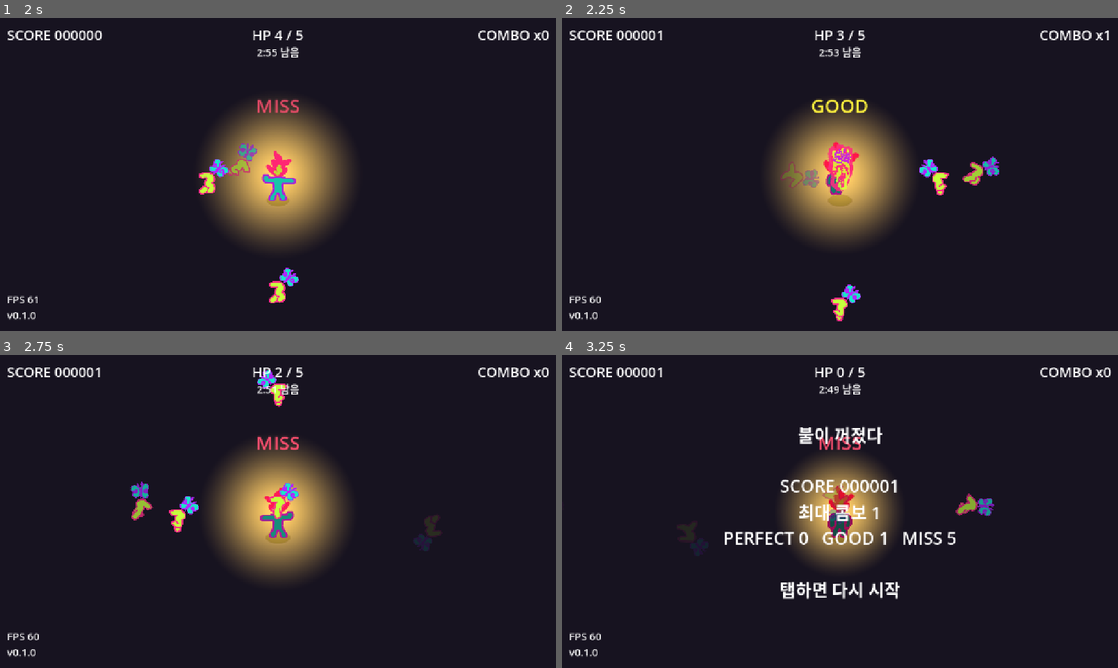
Above: before the commit, frames 1-4 (two rows, left to right).
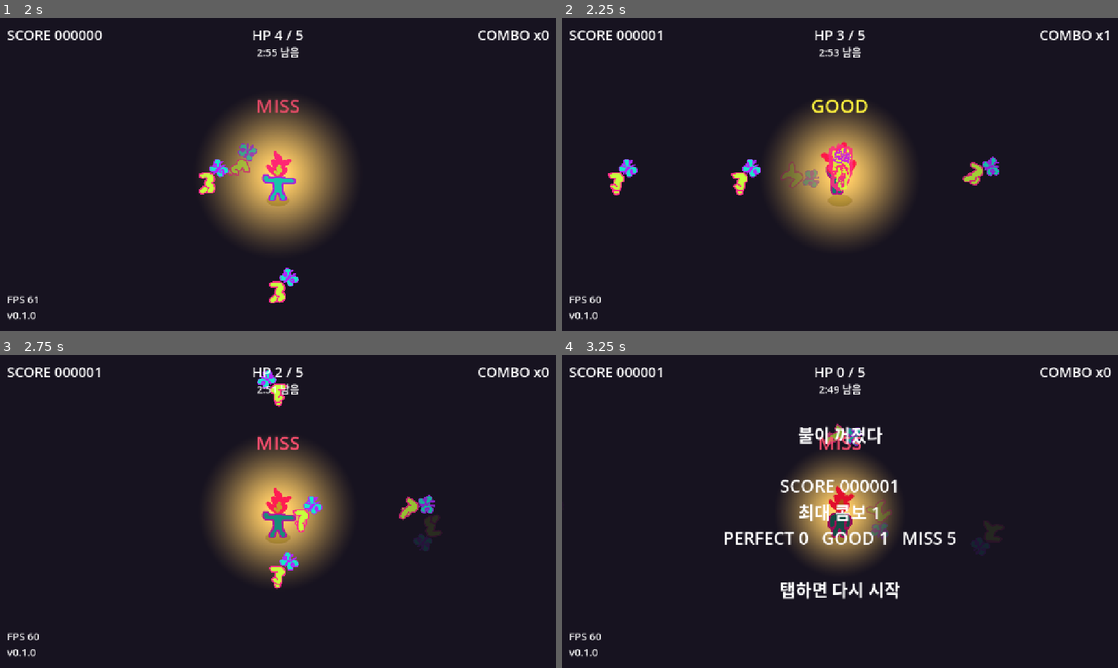
Above: after the commit, the same moments.

Repository: Leusin/project-jcjs-july-gamejam-2026
Game: Godot game, scene res://src/core/main_game/main.tscn
Two runs of this game, one before a commit and one after it. Both use one fixed random seed, a clock stepped at 60 frames per second and the inputs below. Sound files missing from this copy of the repository are replaced by a short silence.
Inputs (mouse positions are in pixels of both pictures, inside the frame that each line leads up to):
- Up to frame 1 (2 s): click "시작" at 0.5 s; tap Enter (ui_accept) at 1.25 s; move the mouse to (400, 158) at 1.27 s; hold Enter (ui_accept) from 1.28 s (still down); tap Space at 1.35 s; click (400, 158) at 1.42 s
- Up to frame 2 (2.25 s): move the mouse to (728, 190) at 2.02 s; release Enter (ui_accept) at 2.03 s; tap Enter (ui_accept) at 2.1 s; click (728, 190) at 2.17 s
- Up to frame 3 (2.75 s): tap Enter (ui_accept) at 2.27, 2.57 s; tap Space at 2.3 s
- Up to frame 4 (3.25 s): move the mouse to (895, 442) at 2.77 s; hold Enter (ui_accept) from 2.78 s (still down); tap Space at 2.85 s; click (895, 442) at 2.92 s

Frame 1 is identical in both runs. In frame 2, 1.3% of the frame differs, in the area x 8-70%, y 39-97%; in frame 3, 1.9%, in the area x 23-79%, y 40-75%; in frame 4, 0.8%.

Commit message:
refactor: main.gd 판정 흐름과 입력 처리 정리

Diff:
--- a/src/core/main_game/main.gd
+++ b/src/core/main_game/main.gd
@@ -1,25 +1,11 @@
 extends Node2D
-## 게임 규칙: 입력을 판정하고, 체력을 깎고, 승패를 정한다.
-##
-## 곁들이는 두 노드에게 나머지를 맡긴다.
-##   Chart      — 언제 어떤 나방이 나오나 (난이도)
-##   CanvasLayer(Hud) — 화면에 뭐가 보이나 (표시)
-##   Conductor  — 지금 곡의 몇 초인가 (시계)
-
-## 나방이 날아오는 방향. 입력과는 무관하다 —
-## 어느 쪽에서 오든 탭 하나로 판정한다. 스폰 위치를 고르는 데만 쓴다.
+
 enum Lane { UP, DOWN, LEFT, RIGHT }
 enum Judgement { NONE, PERFECT, GOOD, MISS }
 
 @export_group("판정 (초 단위 오차 허용범위)")
-## 이 안에 들어오면 Perfect.
 @export var perfect_window: float = 0.07
-## 이 안에 들어오면 Good. 이 밖의 입력은 판정 대상이 아니다.
 @export var good_window: float = 0.2
-## 칠 노트가 없는데 눌렀을 때 콤보에서 깎을 양. 0이면 헛손질에 벌이 없다.
-## 버튼이 하나뿐이라, 헛손질이 공짜면 계속 누르고 있는 것이 최적 전략이 되어버린다.
-## 체력은 깎지 않는다 — 연타만 손해가 되게 하되 초보자를 죽이지는 않는 선.
-## 0으로 밀지 않고 조금씩 깎는 이유: 불인간의 춤 단계가 계단식이라 한 칸씩 내려와야 읽힌다.
 @export var bad_tap_combo_penalty: int = 1
 
 @export_group("점수")
@@ -28,21 +14,15 @@
 
 @export_group("생존")
 @export var max_health: int = 5
-## 새 나방이 회복 나방으로 나올 확률. 체력이 가득 차 있으면 아예 뽑지 않는다.
 @export_range(0.0, 1.0) var heal_chance: float = 0.08
-## 회복 나방을 맞혔을 때 돌아오는 체력.
 @export var heal_amount: int = 1
-## 한 판의 길이(초). 이만큼 버티면 승리.
 @export var song_duration: float = 180.0
 ## 게임오버 후 이 시간이 지나야 재시작 입력을 받는다(죽인 그 탭으로 바로 재시작되는 것 방지).
 @export var restart_delay: float = 1.5
 
 @export_group("디버그 치트")
-## ₩ 키로도 켜고 끌 수 있다. 켜면 체력이 안 깎인다.
 @export var invincible: bool = false
-## 이 구간부터 시작한다(0 = 1구간). 사인파는 2, 한바퀴 나방은 3으로 두면 바로 보인다.
 @export var start_stage: int = 0
-## 헛손질할 때도 가장 가까운 노트와의 오차를 찍는다. manual_offset 보정의 핵심 정보.
 @export var log_bad_taps: bool = true
 
 const NoteScene := preload("res://src/gameplay/note.tscn")
@@ -67,22 +47,54 @@
 var _score: int = 0
 var _counts := { Judgement.PERFECT: 0, Judgement.GOOD: 0, Judgement.MISS: 0 }
 
+var _playing: bool = false
 var _game_over: bool = false
 var _game_over_at: float = 0.0
-## 시작 버튼을 누르기 전에는 곡도 노트도 돌지 않는다.
-var _playing: bool = false
-
-## 한 번이라도 시작했으면 재시작 때 타이틀을 건너뛴다.
-## static이라 씬을 다시 불러도 값이 남는다.
+
 static var _seen_title: bool = false
 
 func _ready() -> void:
 	_health = max_health
 	_refresh_hud()
 	_hud.start_pressed.connect(_begin_play)
+
 	if _seen_title:
 		_hud.skip_title()
 		_begin_play()
+
+func _process(_delta: float) -> void:
+	if not _playing or _game_over:
+		return
+
+	if _conductor.song_position >= song_duration:
+		_end_game(true)
+		return
+
+	for due in _chart.take_due_notes():
+		_spawn_note(due["hit_beat"], due["style"])
+
+	_drop_passed_notes()
+	_hit_point.sync_dance(_conductor.is_playing)
+	_hud.update_time_left(song_duration - _conductor.song_position)
+
+func _unhandled_input(event: InputEvent) -> void:
+	if not _playing:
+		return
+
+	if _is_cheat_key(event):
+		invincible = not invincible
+		_hud.flash("무적 %s" % ("ON" if invincible else "OFF"), Color(0.6, 0.8, 1.0))
+		_refresh_hud()
+		return
+
+	if _is_tap(event):
+		if _game_over:
+			if _can_restart():
+				get_tree().reload_current_scene()
+			return
+
+		_hit_point.on_tap()
+		_judge()
 
 func _begin_play() -> void:
 	_seen_title = true
@@ -90,103 +102,93 @@
 	_conductor.start_song()
 	_chart.begin(_conductor, start_stage)
 
-func _process(_delta: float) -> void:
-	if not _playing or _game_over:
-		return
-	if _conductor.song_position >= song_duration:
-		_end_game(true)
-		return
-	for due in _chart.take_due_notes():
-		_spawn_note(due["hit_beat"], due["style"])
-	_drop_passed_notes()
-	_hit_point.sync_dance(_conductor.is_playing)
-	_hud.update_time_left(song_duration - _conductor.song_position)
-
-func _unhandled_input(event: InputEvent) -> void:
-	if not _playing:
-		return
-
-	if _is_cheat_key(event):
-		invincible = not invincible
-		_hud.flash("무적 %s" % ("ON" if invincible else "OFF"), Color(0.6, 0.8, 1.0))
-		_refresh_hud()
-		return
-
-	if not _is_tap(event):
-		return
-
-	# 판정과 재시작이 같은 탭을 쓴다.
-	# 죽인 그 탭으로 곧바로 재시작되지 않도록 restart_delay가 사이를 벌려준다.
-	if _game_over:
-		if Time.get_ticks_msec() / 1000.0 - _game_over_at >= restart_delay:
-			get_tree().reload_current_scene()
-		return
-
-	_hit_point.on_tap()
-	_judge()
-
-## 지금 시각에 가장 가까운 노트를 판정한다.
-## 방향은 보지 않는다 — 어디서 오든 탭 하나가 전부다.
+func _can_restart() -> bool:
+	var current_time_seconds := Time.get_ticks_msec() / 1000.0
+	var time_since_game_over := current_time_seconds - _game_over_at
+	return time_since_game_over >= restart_delay
+
+## 가장 가까운 노트에 대한 타이밍을 판정한다.
 func _judge() -> void:
-	var note := _closest_note()
-	if note == null:
+	var closest_note := _closest_note()
+	if closest_note == null:
 		_on_bad_tap()
 		return
-	# 부호 있는 오차: 음수면 일찍 누른 것, 양수면 늦게 누른 것.
-	var signed_error := _conductor.song_position - note.hit_time
-	if absf(signed_error) > good_window:
+
+	# 음수면 이른 입력, 양수면 늦은 입력이다.
+	var signed_time_difference := _conductor.song_position - closest_note.hit_time
+	var absolute_time_difference := absf(_conductor.song_position - closest_note.hit_time)
+	var is_outside_good_window := absolute_time_difference > good_window
+	if is_outside_good_window:
 		_on_bad_tap()
 		return
-	_notes.erase(note)
-	if absf(signed_error) <= perfect_window:
+
+	_notes.erase(closest_note)
+
+	var is_perfect := absolute_time_difference <= perfect_window
+	if is_perfect:
 		_score += perfect_score
-		_on_success(note, Judgement.PERFECT, signed_error)
+		_on_success(closest_note,
+			Judgement.PERFECT,
+			signed_time_difference)
 	else:
 		_score += good_score
-		_on_success(note, Judgement.GOOD, signed_error)
+		_on_success(
+			closest_note,
+			Judgement.GOOD,
+			signed_time_difference
+	)
 
 # ---------------------------------------------------------------- 노트
 
 func _spawn_note(hit_beat: float, style: int) -> void:
 	var note: Note = NoteScene.instantiate()
 	add_child(note)
-	var lane := randi() % _spawn_points.size()
-	var spawn: Marker2D = _spawn_points[lane]
+
 	note.style = style as Note.Style
-	if _health < max_health and randf() < heal_chance:
+
+	var can_spawn_healing_note := _health < max_health and randf() < heal_chance
+	if can_spawn_healing_note:
 		note.kind = Note.Kind.HEAL
-	note.setup(
-		_conductor,
-		spawn.global_position,
+
+	var lane_index := randi() % _spawn_points.size()
+	var spawn_point: Marker2D = _spawn_points[lane_index]
+	var hit_time_seconds := hit_beat * _conductor.sec_per_beat
+	var travel_time_seconds := _chart.travel_beats * _conductor.sec_per_beat
+	note.setup(_conductor,
+		spawn_point.global_position,
 		_hit_point.global_position,
-		hit_beat * _conductor.sec_per_beat,
-		_chart.travel_beats * _conductor.sec_per_beat
-	)
+		hit_time_seconds,
+		travel_time_seconds)
+
 	_notes.append(note)
 
-## 판정 시각을 지나쳐버린 노트를 미스 처리한다.
 func _drop_passed_notes() -> void:
 	if _game_over:
 		return
 
-	for note in _notes.duplicate():
+	var notes_to_check := _notes.duplicate()
+	for note: Note in notes_to_check:
 		if _game_over:
 			return
 
-		if _conductor.song_position > note.hit_time + good_window:
+		var judgement_deadline := note.hit_time + good_window
+		var has_missed_deadline := _conductor.song_position > judgement_deadline
+		if not has_missed_deadline:
+			continue
+		else:
 			_notes.erase(note)
 			_on_miss(note)
 
 ## 지금 시각에 가장 가까운 노트. 없으면 null.
 func _closest_note() -> Note:
-	var best: Note = null
-	var best_error := INF
+	var closest_note: Note = null
+	var closest_time_difference := INF
 	for note in _notes:
-		var error := absf(_conductor.song_position - note.hit_time)
-		if error < best_error:
-			best_error = error
-			best = note
-	return best
+		var time_difference := absf(_conductor.song_position - note.hit_time)
+		if time_difference < closest_time_difference:
+			closest_note = note
+			closest_time_difference = time_difference
+	return closest_note
 
 # ---------------------------------------------------------------- 판정 결과
 
@@ -233,7 +235,6 @@
 
 ## 칠 노트가 없을 때 누른 입력. 체력은 깎지 않고 콤보만 끊는다.
 func _on_bad_tap() -> void:
-	# 오프셋 보정용: 눌렀을 때 가장 가까운 노트가 얼마나 어긋나 있었는지 남긴다.
 	if log_bad_taps:
 		var near := _closest_note()
 		if near == null:
@@ -242,7 +243,7 @@
 			print("헛손질 (가장 가까운 노트와 %+.3f초 — 음수면 너무 일찍)"
 				% (_conductor.song_position - near.hit_time))
 
-	# 이미 0인 콤보를 또 깎았다고 알리지 않는다 — 조용히 넘어가는 편이 덜 시끄럽다.
+	# 이미 0인 콤보를 또 깎았다고 알리지 않는다
 	if bad_tap_combo_penalty > 0 and _combo > 0:
 		_combo = maxi(0, _combo - bad_tap_combo_penalty)
 		_refresh_hud()
@@ -252,7 +253,7 @@
 
 func _end_game(won: bool) -> void:
 	if _game_over:
-		print("게임은 이미 종료했습니다.")
+		print("게임은 이미 종료했습니다.(_end_game)")
 		return
 	_game_over = true
 	_game_over_at = Time.get_ticks_msec() / 1000.0
@@ -271,29 +272,46 @@
 	var headline := "날이 밝았다" if won else "불이 꺼졌다"
 	_hud.show_result("%s\n\nSCORE %06d\n최대 콤보 %d\nPERFECT %d   GOOD %d   MISS %d\n\n탭하면 다시 시작" % [
 		headline, _score, _max_combo,
-		_counts[Judgement.PERFECT], _counts[Judgement.GOOD], _counts[Judgement.MISS]
+		_counts[Judgement.PERFECT],
+		_counts[Judgement.GOOD],
+		_counts[Judgement.MISS]
 	])
 
 # ---------------------------------------------------------------- 입력·표시
 
 func _refresh_hud() -> void:
 	_hud.update_stats(_score, _combo, _health, max_health, invincible)
-	# 콤보가 오를수록 불인간의 머리가 커진다. 약중강을 따로 그리는 대신 같은 그림을 키운다.
 	_hit_point.set_combo(_combo)
 
 ## ₩ 키로 무적을 켜고 끈다.
-## ₩는 백슬래시와 같은 자리라, 한글/영문 입력 상태를 안 타도록 물리 위치와 문자 둘 다 본다.
 func _is_cheat_key(event: InputEvent) -> bool:
 	var key := event as InputEventKey
-	if key == null or not key.pressed or key.echo:
+	if key == null:
 		return false
-	return key.physical_keycode == KEY_BACKSLASH or key.unicode == 0x20A9
-
-## 이 게임의 유일한 입력. 스페이스·엔터(ui_accept)와 좌클릭을 하나로 본다.
-## 키를 꾹 누르고 있을 때 들어오는 echo는 거른다 — 안 거르면 누르고만 있어도 연타가 된다.
+
+	return (
+		key.pressed
+		and not key.echo
+		and (
+			key.physical_keycode == KEY_BACKSLASH
+			or key.unicode == 0x20A9 # ₩
+		)
+	)
+
 func _is_tap(event: InputEvent) -> bool:
-	if event is InputEventKey:
-		return event.pressed and not event.echo and event.is_action_pressed("ui_accept")
-	if event is InputEventMouseButton:
-		return event.pressed and event.button_index == MOUSE_BUTTON_LEFT
+	var key := event as InputEventKey
+	if key != null:
+		return (
+			key.pressed
+			and not key.echo
+			and key.physical_keycode == KEY_SPACE
+		)
+
+	var mouse_button := event as InputEventMouseButton
+	if mouse_button != null:
+		return (
+			mouse_button.pressed
+			and mouse_button.button_index == MOUSE_BUTTON_LEFT
+		)
+
 	return false
--- a/src/core/main_game/main.tscn
+++ b/src/core/main_game/main.tscn
@@ -36,10 +36,10 @@
 [node name="Main" type="Node2D" unique_id=1968898500]
 script = ExtResource("1_8jwtq")
 
-[node name="BackgroundLayer" type="CanvasLayer" parent="."]
+[node name="BackgroundLayer" type="CanvasLayer" parent="." unique_id=470207705]
 layer = -100
 
-[node name="NightColor" type="ColorRect" parent="BackgroundLayer"]
+[node name="NightColor" type="ColorRect" parent="BackgroundLayer" unique_id=1730496914]
 anchors_preset = 15
 anchor_right = 1.0
 anchor_bottom = 1.0
--- a/src/gameplay/FireMan.tscn
+++ b/src/gameplay/FireMan.tscn
@@ -72,7 +72,7 @@
 }],
 "loop": 1,
 "name": &"dance_flailing",
-"speed": 8.0
+"speed": 10.0
 }, {
 "frames": [{
 "duration": 1.0,
@@ -184,9 +184,9 @@
 
 [node name="AnimatedSprite2D" type="AnimatedSprite2D" parent="." unique_id=1672951229]
 sprite_frames = SubResource("SpriteFrames_d0u6y")
-animation = &"dance_bob"
+animation = &"dance_flailing"
 autoplay = "default"
-frame_progress = 0.8349643
+frame_progress = 0.59607
 
 [node name="HeadSprite" type="AnimatedSprite2D" parent="." unique_id=1672951230]
 sprite_frames = SubResource("SpriteFrames_head")
Not shown: 2 places in src/core/main_game/main.tscn that only renumber resources
